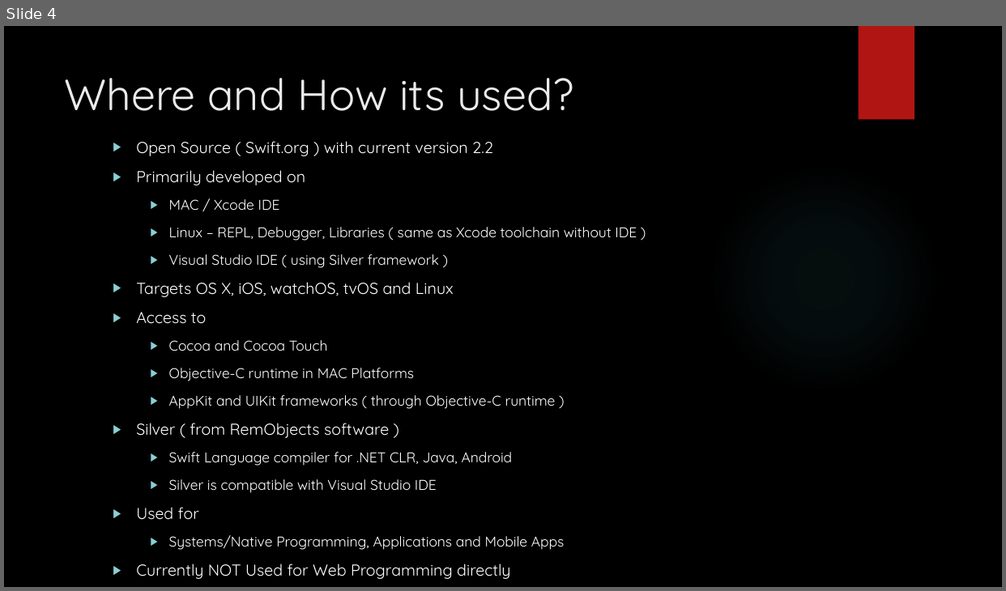
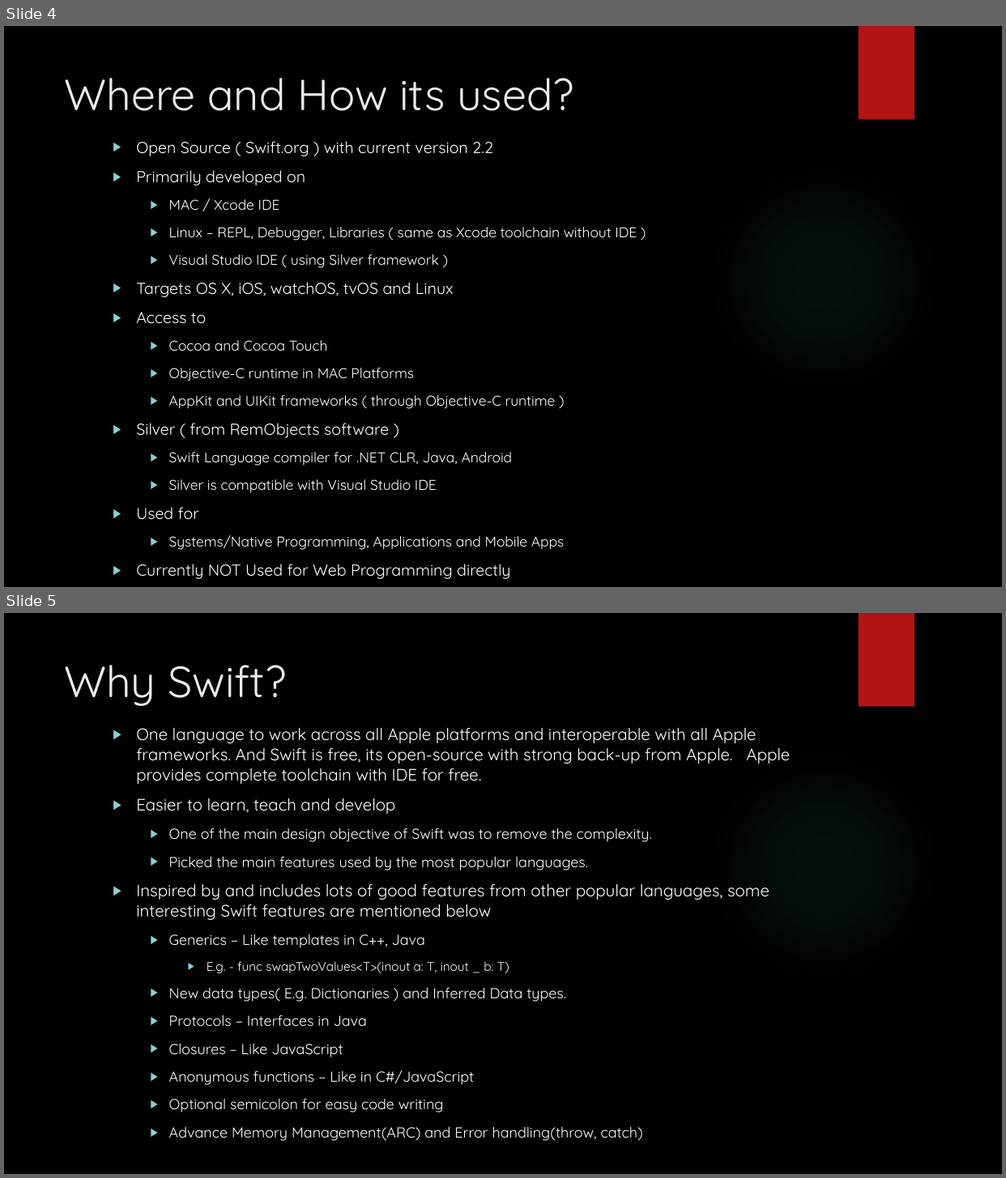
Before and after one commit to group11-cs354/cs354-lw, a slide deck: SwiftPresentation.pptx. Shown one above the other, each under a label of ours: slide 4 before the commit, slides 4 and 5 after it. The pictures are 1006x591 and 1006x1178 pixels, drawn with LibreOffice and Linux fonts; fonts in the diff are those of the drawing; background and template pictures are left out. Boxes give left, top, right and bottom in pixels: in the first picture for what was removed or moved away, otherwise in the second. Text is boxed around its words. In the diff, an @@ line names an element or a change of style, - is before the commit and + after.

Commit message:
Added Why swift to pres

```diff
--- a/SwiftPresentation.pptx
+++ b/SwiftPresentation.pptx
@@ slide 5 added at (4,613,1002,1174), background picture (left out); not listed: 2 template elements that a slide beside it also shows @@
@@ title added at (65,665,286,706), 42 pt, text #EBEBEB @@
+Why Swift?
@@ text added at (136,728,790,1113), 14 pt, text #FFFFFF @@
+  ▶ One language to work across all Apple platforms and interoperable with all Apple frameworks. And Swift is free, its open-source with strong back-up from Apple. Apple provides complete toolchain with IDE for free.
+  ▶ Easier to learn, teach and develop
+    ▶ One of the main design objective of Swift was to remove the complexity.
+    ▶ Picked the main features used by the most popular languages.
+  ▶ Inspired by and includes lots of good features from other popular languages, some interesting Swift features are mentioned below
+    ▶ Generics – Like templates in C++, Java
+      ▶ E.g. - func swapTwoValues<T>(inout a: T, inout _ b: T)
+    ▶ New data types( E.g. Dictionaries ) and Inferred Data types.
+    ▶ Protocols – Interfaces in Java
+    ▶ Closures – Like JavaScript
+    ▶ Anonymous functions – Like in C#/JavaScript
+    ▶ Optional semicolon for easy code writing
+    ▶ Advance Memory Management(ARC) and Error handling(throw, catch)
```
Also in this commit, not shown: 1 other slide added, 1 other file.
